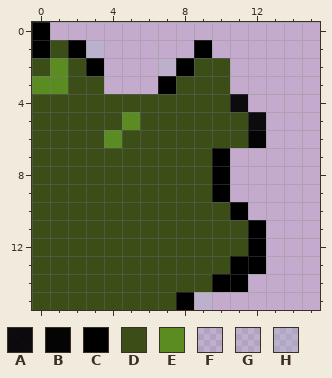
Pixel-art sprite: VisualSlicePresentation/PresentationPrototype/sprites/s_treeTR/layers/d5c73dfc-85ae-4f56-a4f5-1c60b71ede48/49465e7b-beda-424f-aa5f-0442c565e2a7.png. The first picture shows the starting point.
The file is 16x16 pixels. Pixels under 10% opacity are left out. Colours within 5 levels of each other are drawn and written as one.
Palette (. is transparent): A #000000ee  B #000000f9  C #000000  D #3b4e18  E #5b8c22  F #8dd8d21b  G #8dd8d221  H #8dd8d22d
New version:
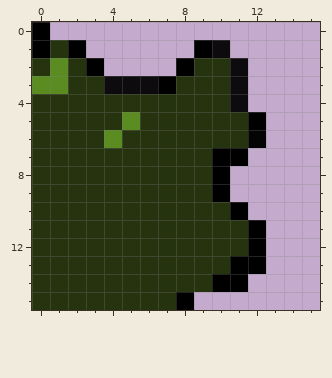
From old to new:
{"colour":"D","old":"#3b4e18","new":"#26330f"}
{"y":1,"x":3,"old":"H","new":"."}
{"y":1,"x":10,"old":".","new":"A"}
{"y":2,"x":7,"old":"F","new":"."}
{"y":2,"x":11,"old":".","new":"A"}
{"y":3,"x":4,"old":"...","new":"AAA"}
{"y":3,"x":11,"old":".","new":"A"}
{"y":5,"x":12,"old":"A","new":"C"}
{"y":7,"x":11,"old":".","new":"C"}
{"y":15,"x":9,"old":"G","new":"."}
{"label":"changed","picture_box":[32,40,266,310]}
